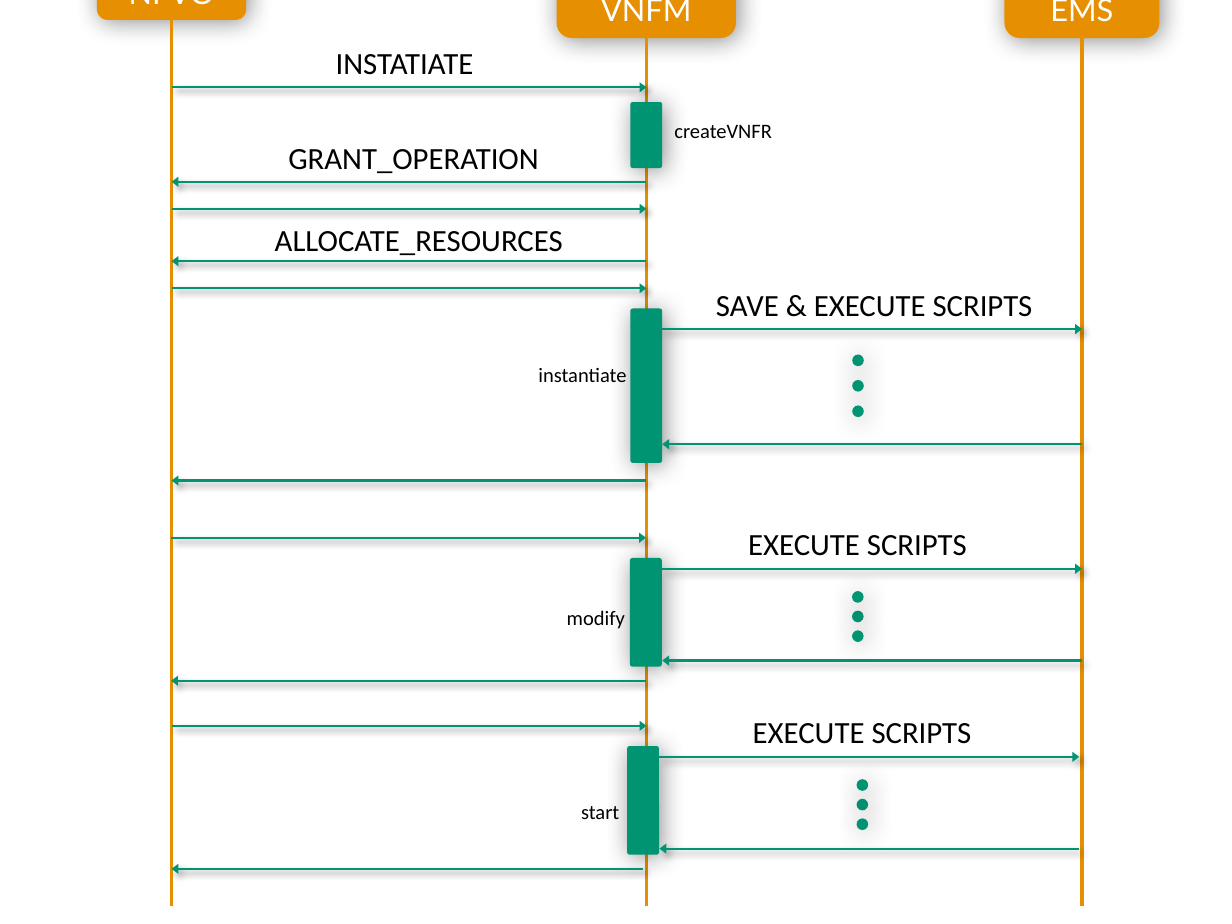
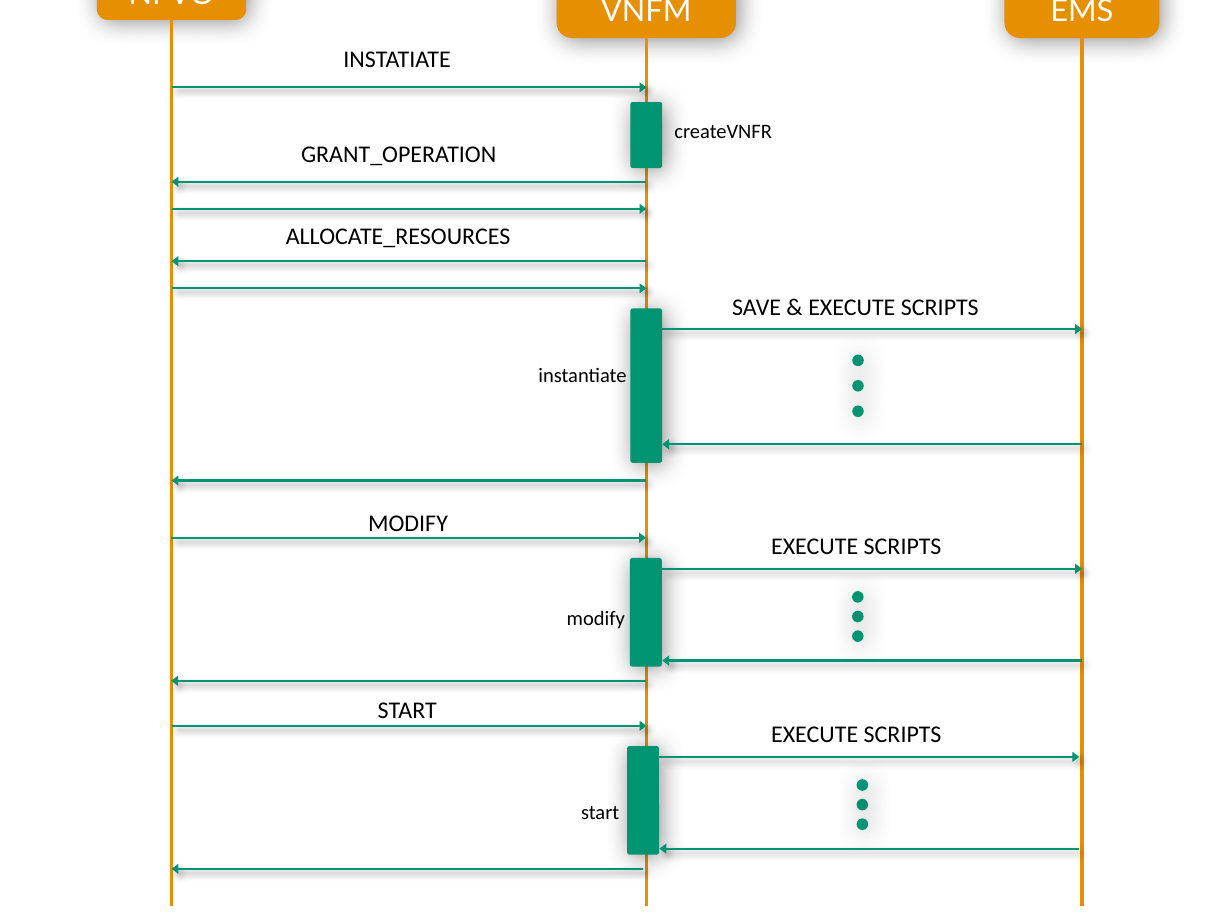
Before and after one commit to openbaton/docs, a slide deck: slide 4 of docs/images/openbaton-stencils.pptx. Drawn at 1232x924 pixels with LibreOffice and Linux fonts; fonts in the diff are those of the drawing. Boxes give left, top, right and bottom in pixels: in the first picture for what was removed or moved away, otherwise in the second. Text is boxed around its words. In the diff, an @@ line names an element or a change of style, - is before the commit and + after.

```diff
--- a/docs/images/openbaton-stencils.pptx
+++ b/docs/images/openbaton-stencils.pptx
@@ text "INSTATIATE": place and size @@
-text "INSTATIATE" at [336,54,474,75]
+text "INSTATIATE" at [343,51,450,67]
@@ text "GRANT_OPERATION": place and size @@
-text "GRANT_OPERATION" at [288,149,538,173]
+text "GRANT_OPERATION" at [301,146,496,166]
@@ size 18 to 14 pt in 6 elements at [343,51,450,67], [771,538,942,554], [771,726,942,742], [301,146,496,166], [732,299,979,315], [286,228,511,248] @@
@@ text "ALLOCATE_RESOURCES": place and size @@
-text "ALLOCATE_RESOURCES" at [275,231,563,255]
+text "ALLOCATE_RESOURCES" at [286,228,511,248]
@@ text "SAVE & EXECUTE SCRIPTS": place and size @@
-text "SAVE & EXECUTE SCRIPTS" at [716,296,1033,317]
+text "SAVE & EXECUTE SCRIPTS" at [732,299,979,315]
@@ text added at [368,515,448,531], 14 pt, text #000000 @@
+MODIFY
@@ text "EXECUTE SCRIPTS": place and size @@
-text "EXECUTE SCRIPTS" at [748,535,967,556]
+text "EXECUTE SCRIPTS" at [771,538,942,554]
@@ text added at [378,702,437,718], 14 pt, text #000000 @@
+START
@@ text "EXECUTE SCRIPTS": place and size @@
-text "EXECUTE SCRIPTS" at [753,723,972,744]
+text "EXECUTE SCRIPTS" at [771,726,942,742]
```
Also in this commit, not shown: 2 slides added, 6 other files.
